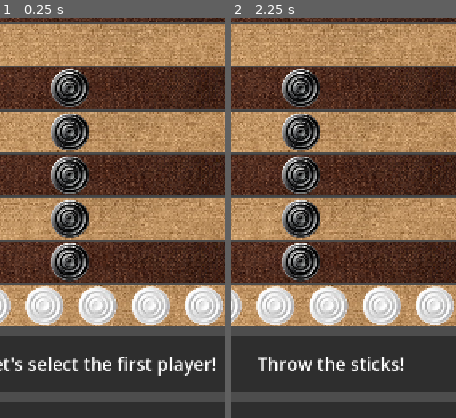
Above: before the commit, frames 1-2 (left to right).
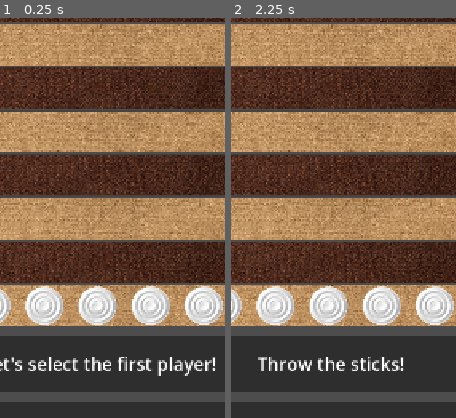
Above: after the commit, the same moments.

Repository: LeYohan-rgb/trad-games-hub
Game: Godot game, scene res://Scenes/bul_room.tscn
Same seed, same stepped clock (60 frames per second), same inputs: the game is played once before the commit and once after it. This scene is started directly instead of the project's main scene.
Inputs (mouse positions are % of the whole screen's width and height, from its top left):
- Up to frame 1 (0.25 s): no input
- Up to frame 2 (2.25 s): click (25, 2) at 0.52 s; click (42, 2) at 1.27 s; click (58, 2) at 2.02 s
The pictures show only the part of the screen within x 28-78%, y 43-93%; the shares and areas given below are measured in that part.

The runs differ from the first frame. In frame 1, 6.5% of the frame differs, in the area x 22-40%, y 12-66%; in frame 2, 6.5%.

Commit message:
Sucessfully added a loop for visually changing the board after each player moves

Diff:
--- a/Scripts/bul_room.gd
+++ b/Scripts/bul_room.gd
@@ -10,11 +10,11 @@
 
 var game_state : Dictionary = { #THE GAME STATE IS RELATIVE. [no, my_or_opp, direction] true -> enemy base.
 	1: [6, "my", true],
-	2: [1, "opp", false],
-	3: [1, "opp", false],
-	4: [1, "opp", false],
-	5: [1, "opp", false],
-	6: [1, "opp", false],
+	2: [0, "none", true],
+	3: [0, "none", true],
+	4: [0, "none", true],
+	5: [0, "none", true],
+	6: [0, "none", true],
 	7: [0, "none", true],
 	8: [0, "none", true],
 	9: [0, "none", true],
@@ -425,7 +425,6 @@
 
 	#CHECK IF TURN
 	if Global.game_mode == 0:
-		prints(is_it_my_turn(), multiplayer.is_server())
 		if is_it_my_turn():
 			is_my_move_legal(row_pressed)
 			return
@@ -462,30 +461,64 @@
 
 	#UPDATE_THE_GAME_STATE
 	update_game_state(previous_pos, movement_array, player_who_moved)
+	set_up_the_board(game_state)
 
 func update_game_state(previous_pos, movement_array, player_who_moved):
+	#MUST TRANSLATE. every parameter is in the POV of the one who made the move.
+
+	#previous pos is the row they clicked. movement_array[0] the row they landed. [1] the ownership. [2] the dir.
 	var new_row_moved = movement_array[0]
-	var new_dir = movement_array[2]
-	var no_rows_moved = movement_array[1]
+	var new_dir = movement_array[1]
+	var no_rows_moved = movement_array[2]
 
 	if multiplayer.is_server():
 		if player_who_moved == "host": #host is changing the board due to a state THEY made
-			game_state[previous_pos][0] = 0
-			game_state[previous_pos][1] = "none"
-			game_state[previous_pos][2] = true
-			if game_state[new_row_moved][0] > 0: #they catched it
-				pass
-			else:
-				game_state[new_row_moved][0] += 1
-
-
-		else: #chost changes due to a state THE CLIENt made
-			pass
-	else:
-		if player_who_moved == "host": #host moved on clients turn
-			pass
+			change_game_state_my_POV(previous_pos, new_row_moved, new_dir)
+
+		else: #host changes the board due to a state THE CLIENt made
+			change_game_state_opposite_POV(previous_pos, new_row_moved, new_dir)
+	else:
+		if player_who_moved == "host": #host moved on clients POV
+			change_game_state_opposite_POV(previous_pos, new_row_moved, new_dir)
 		else: #client moved on their turn
-			pass
+			change_game_state_my_POV(previous_pos, new_row_moved, new_dir)
+
+func change_game_state_opposite_POV(previous_pos, new_row_moved, new_dir):
+	game_state[14 - previous_pos][0] -= 1
+
+	if game_state[14 - previous_pos][0] == 0: #if they left it empty, its none
+		game_state[14 - previous_pos][1] = "none"
+		game_state[14 - previous_pos][2] = true
+	else: #if its the homebase, stays them
+		game_state[14 - previous_pos][1] = "opp"
+		game_state[14 - previous_pos][2] = false
+
+	if game_state[14 - new_row_moved][0] > 0: #they catched it
+		game_state[14 - new_row_moved][0] += 1
+		game_state[14 - new_row_moved][1] = "opp"
+		game_state[14 - new_row_moved][2] = true
+	else: #simply landed on it
+		game_state[14 - new_row_moved][0] += 1
+		game_state[14 - new_row_moved][1] = "opp"
+		game_state[14 - new_row_moved][2] = new_dir
+
+func change_game_state_my_POV(previous_pos, new_row_moved, new_dir):
+	game_state[previous_pos][0] -= 1
+
+	if game_state[previous_pos][0] == 0: #if they left it empty, its none
+		game_state[previous_pos][1] = "none"
+	else: #if its the homebase, stays my
+		game_state[previous_pos][1] = "my"
+	game_state[previous_pos][2] = true
+
+	if game_state[new_row_moved][0] > 0: #they catched it
+		game_state[new_row_moved][0] += 1
+		game_state[new_row_moved][1] = "my"
+		game_state[new_row_moved][2] = false #if they catched, heading towards homebase
+	else: #simply landed on it
+		game_state[new_row_moved][0] += 1
+		game_state[new_row_moved][1] = "my"
+		game_state[new_row_moved][2] = new_dir
 
 func modulate_row(row, player_who_moved, previous_pos, movement_array):
 	if multiplayer.is_server():
@@ -532,7 +565,7 @@
 	else: #moving backwards
 		if row - moves <= 1:
 			target_index_array[0] = 1
-			target_index_array[2] = 1
+			target_index_array[2] = row - 1
 			target_index_array[1] = true
 		else:
 			target_index_array[0] = row - moves
